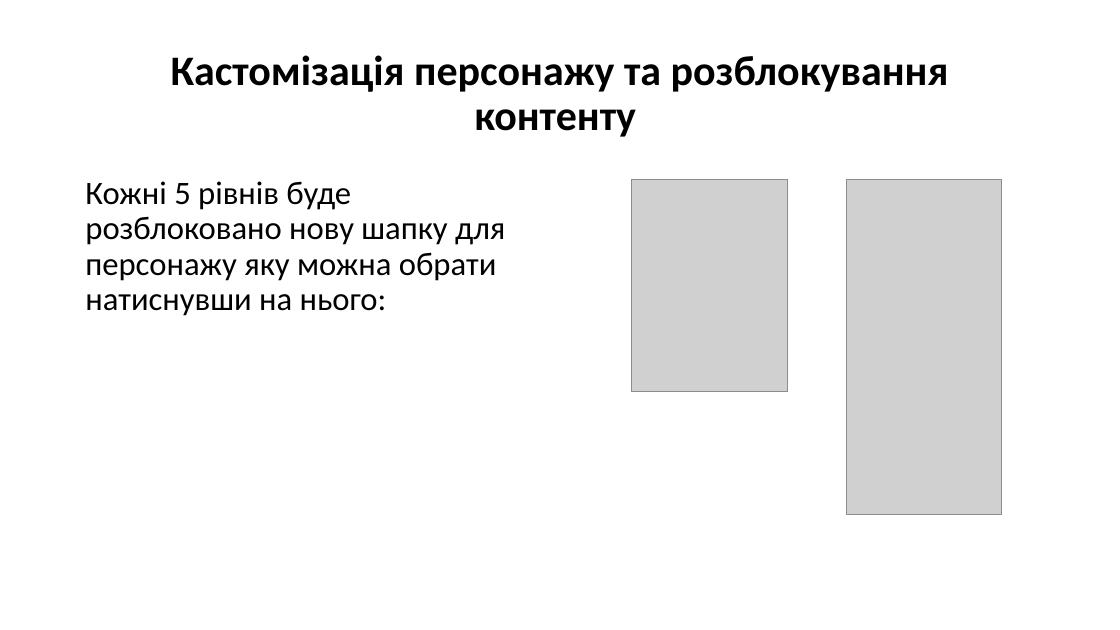
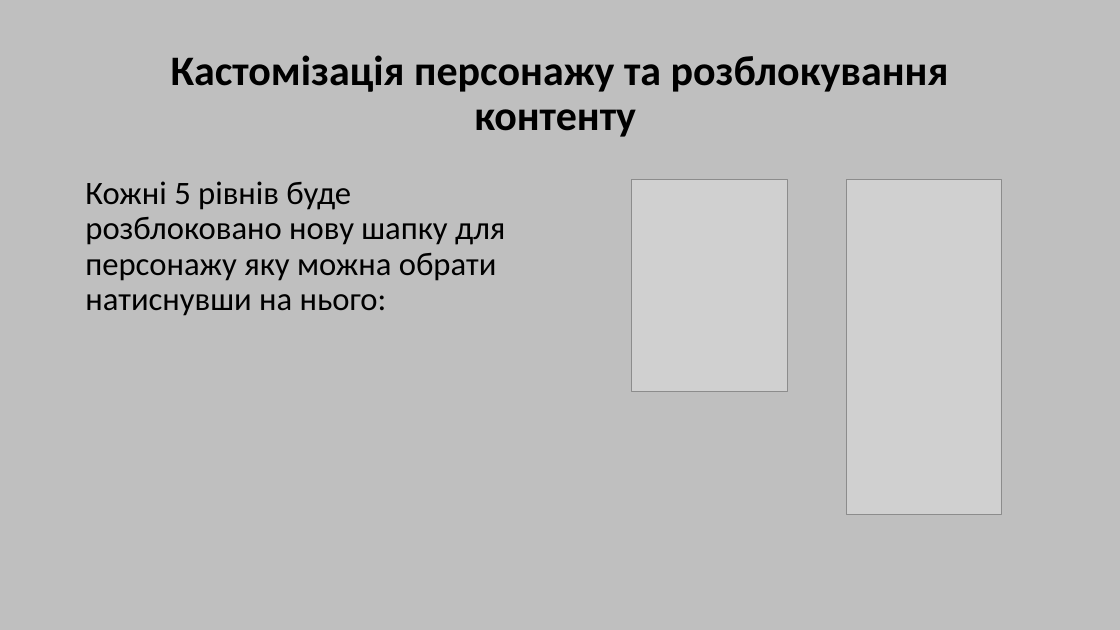
Before and after one commit to LemonsLover/Plumber-Game, a slide deck: slide 5 of презентація до курсової роботи Овсеюкова Єгора.pptx. Drawn at 1120x630 pixels with LibreOffice and Linux fonts; fonts in the diff are those of the drawing; grey boxes stand for pictures. Boxes give left, top, right and bottom in pixels: in the first picture for what was removed or moved away, otherwise in the second. Text is boxed around its words. In the diff, an @@ line names an element or a change of style, - is before the commit and + after.

```diff
--- a/презентація до курсової роботи Овсеюкова Єгора.pptx
+++ b/презентація до курсової роботи Овсеюкова Єгора.pptx
@@ background #FFFFFF to #BFBFBF @@
```
Also in this commit, not shown: 7 other slides changed, 1 slide added, 1 other file.
